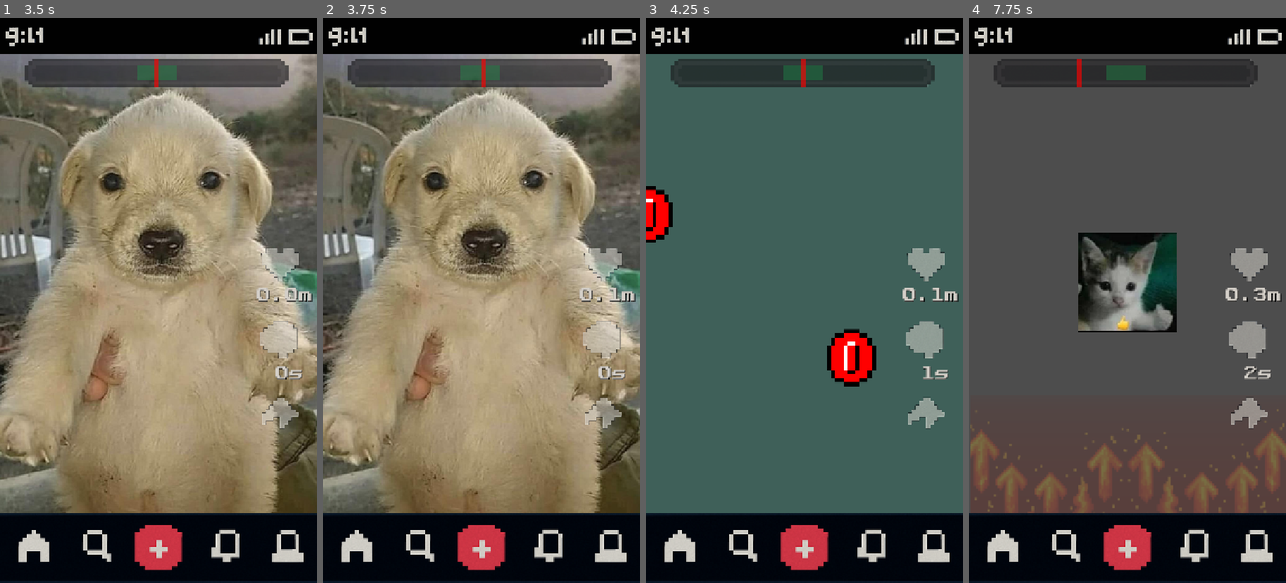
Above: before the commit, frames 1-4 (left to right).
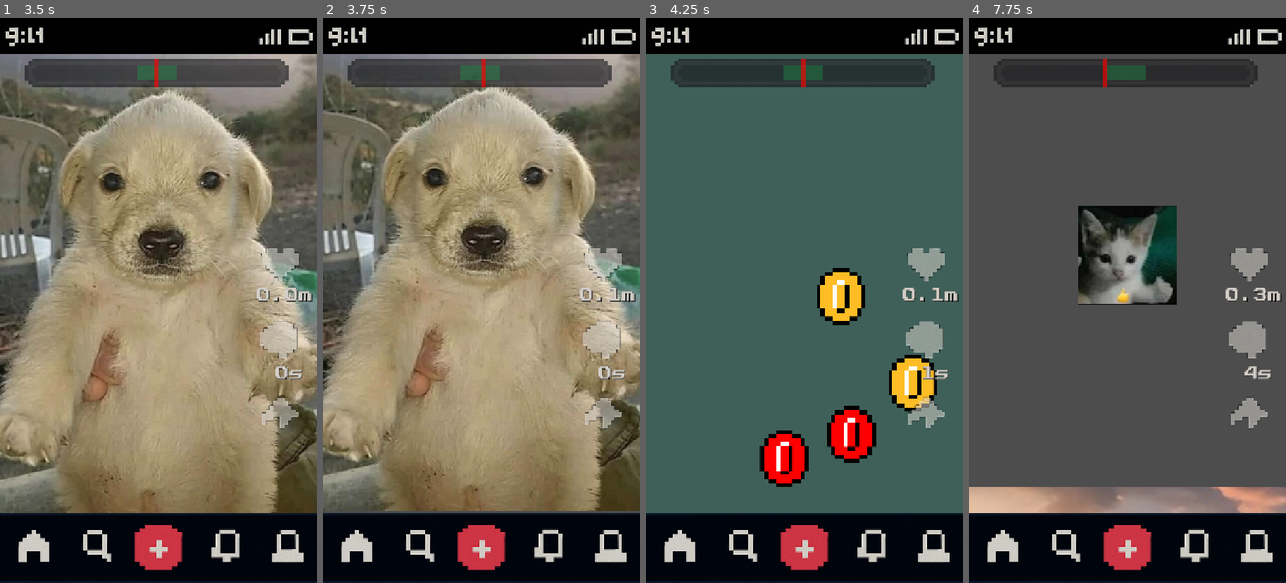
Above: after the commit, the same moments.

Repository: dddaavo/ipv-final-boss-the-scrolling-dead
Game: Godot game, scene res://src/main.tscn
Two runs of this game, one before a commit and one after it. Both use one fixed random seed, a clock stepped at 60 frames per second and the inputs below.
Inputs (mouse positions are in pixels of both pictures, inside the frame that each line leads up to):
- Up to frame 1 (3.5 s): click "Iniciar juego!" at 0.5 s; tap Enter at 1.25, 2.75 s; move the mouse to (228, 272) at 1.27 s; click (228, 272) at 1.42 s; tap Space at 2 s; drag from (95, 328) to (142, 413) at 2.02 s; move the mouse to (190, 176) at 2.77 s; click (190, 176) at 2.92 s
- Up to frame 2 (3.75 s): tap Space at 3.5 s; drag from (465, 413) to (386, 215) at 3.52 s
- Up to frame 3 (4.25 s): no input
- Up to frame 4 (7.75 s): drag from (972, 215) to (1175, 357) at 4.27 s; drag from (1175, 357) to (1079, 159) at 5.02 s; move the mouse to (1143, 300) at 5.77 s; click (1143, 300) at 5.92 s; tap Enter at 6.5 s; drag from (1079, 159) to (1064, 328) at 6.52 s; move the mouse to (1197, 272) at 7.27 s; click (1197, 272) at 7.42 s

Frame 1 is identical in both runs. In frame 2, 8.0% of the frame differs, in the area x 0-100%, y 6-88%; in frame 3, 7.0%; in frame 4, 13%, in the area x 0-100%, y 7-88%.

Commit message:
Cambio de incentivo de Scrolling >>> replico 'peek scroll' de Instagram con dopamina baja + timer cada 3 segundos parametrizable

Diff:
--- a/the-scrolling-dead/src/core/screens_slider.gd
+++ b/the-scrolling-dead/src/core/screens_slider.gd
@@ -2,6 +2,7 @@
 
 signal scrolled
 signal first_scroll  # Nueva señal para el primer scroll
+var scrolling := false
 signal reset_requested  # Nueva señal para resetear al segundo slide
 
 @export var animation_time: float = 0.45
@@ -43,22 +44,22 @@
 	current_index = 0
 
 func go_next() -> void:
-	if total_pages == 0:
+	if total_pages == 0 or scrolling:
 		return
-
-	# "RENDER" de siguiente página
+	scrolling = true
 	_prepare_next_page()
-
-	var start_y := pages.position.y
-	var end_y := start_y - size.y
+	await get_tree().process_frame
 
 	var tween := create_tween()
-	tween.tween_property(pages, "position:y", end_y, animation_time) \
+	tween.tween_property(pages, "position:y", pages.position.y - size.y, animation_time) \
 		.set_ease(Tween.EASE_IN_OUT) \
 		.set_trans(Tween.TRANS_CUBIC)
+	tween.finished.connect(func():
+		scrolling = false
+		_on_scroll_finished()
+	)
+	emit_signal("scrolled")
 
-	tween.finished.connect(_on_scroll_finished)
-	emit_signal("scrolled")
 
 func _prepare_next_page() -> void:
 	var last_child := pages.get_child(pages.get_child_count() - 1)
@@ -67,8 +68,6 @@
 
 	next_page.position.y = last_child.position.y + size.y
 	_refresh_page(next_page)
-
-	await get_tree().process_frame
 
 
 func _on_scroll_finished() -> void:
@@ -110,6 +109,21 @@
 	emit_signal("reset_requested")
 
 
+func spoiler_scroll(strength: float = 0.40) -> void:
+	if scrolling:
+		return
+	scrolling = true
+
+	var offset := -size.y * strength
+	var start_y := pages.position.y
+
+	var tween := create_tween()
+	tween.set_ease(Tween.EASE_IN_OUT).set_trans(Tween.TRANS_CUBIC)
+	tween.tween_property(pages, "position:y", start_y + offset, animation_time)
+	tween.tween_property(pages, "position:y", start_y, animation_time)
+	tween.finished.connect(func(): scrolling = false)
+
+
 func _input(event: InputEvent) -> void:
 	var now = Time.get_ticks_msec() / 1000.0
 	if now - last_input_time < input_cooldown:
--- a/the-scrolling-dead/src/core/slider_main_scene.tscn
+++ b/the-scrolling-dead/src/core/slider_main_scene.tscn
@@ -6,6 +6,7 @@
 [ext_resource type="Texture2D" uid="uid://bhckldtl7e8cx" path="res://assets/screenSlider/perro.jpg" id="4_n7q6m"]
 [ext_resource type="Texture2D" uid="uid://c345tomdwtlby" path="res://assets/screenSlider/gato.jpeg" id="5_n7q6m"]
 [ext_resource type="Texture2D" uid="uid://bb4b3j3yufp1n" path="res://assets/screenSlider/tralalero.jpeg" id="6_n7q6m"]
+[ext_resource type="Script" uid="uid://cuvmc30vu32ny" path="res://src/core/spoiler_scroll_trigger.gd" id="7_7mcnc"]
 
 [node name="SliderMainScene" type="Control"]
 clip_contents = true
@@ -31,6 +32,7 @@
 size_flags_vertical = 3
 mouse_filter = 2
 script = ExtResource("2_7mcnc")
+animation_time = 0.25
 pages = NodePath("Pages")
 
 [node name="Pages" type="Control" parent="ScreensSlider"]
@@ -52,10 +54,11 @@
 expand_mode = 5
 stretch_mode = 6
 
-[node name="Minigame" parent="ScreensSlider/Pages" instance=ExtResource("3_7mcnc")]
+[node name="Minigame" parent="ScreensSlider/Pages" node_paths=PackedStringArray("pages") instance=ExtResource("3_7mcnc")]
 layout_mode = 1
 offset_right = 0.0
 offset_bottom = 0.0
+pages = NodePath("..")
 
 [node name="Page1" type="TextureRect" parent="ScreensSlider/Pages"]
 layout_mode = 0
@@ -72,3 +75,7 @@
 mouse_filter = 2
 texture = ExtResource("6_n7q6m")
 stretch_mode = 6
+
+[node name="SpoilerScrollTrigger" type="Node" parent="ScreensSlider" node_paths=PackedStringArray("slider")]
+script = ExtResource("7_7mcnc")
+slider = NodePath("..")
--- /dev/null
+++ b/the-scrolling-dead/src/core/spoiler_scroll_trigger.gd
@@ -0,0 +1,55 @@
+extends Node
+
+## Este nodo observa los valores de DopamineManager y dispara
+## "spoiler scrolls" cuando el jugador entra o permanece demasiado tiempo
+## en el rango de sobreestimulación.
+
+@export var slider: Control
+
+# Intervalo entre repeticiones del spoiler scroll (en segundos)
+@export var repeat_interval := 3.0
+
+var low_dopamine := false
+# Timer interno para repetir el spoiler scroll
+@onready var repeat_spoiler_scroll_timer := Timer.new()
+
+func _ready() -> void:
+	# Conectar señales del DopamineManager
+	DopamineManager.value_changed.connect(_on_dopamine_changed)
+	DopamineManager.game_over.connect(_on_game_over)
+
+	add_child(repeat_spoiler_scroll_timer)
+	repeat_spoiler_scroll_timer.wait_time = repeat_interval
+	repeat_spoiler_scroll_timer.one_shot = true
+	repeat_spoiler_scroll_timer.timeout.connect(_on_repeat_timer_timeout)
+
+func _on_dopamine_changed() -> void:
+	_check_spoiler_trigger()
+
+func _on_game_over() -> void:
+	low_dopamine = false
+	repeat_spoiler_scroll_timer.stop()
+
+func _check_spoiler_trigger() -> void:
+	var current = DopamineManager.get_current()
+	var target = DopamineManager.get_target()
+	var maximum = DopamineManager.get_maxim()
+
+	if current < 0:
+		if current >= -target or current <= -maximum:
+			low_dopamine = false
+			repeat_spoiler_scroll_timer.stop()
+		else:
+			if not low_dopamine:
+				_trigger_spoiler_scroll()
+				low_dopamine = true
+				repeat_spoiler_scroll_timer.start()
+
+func _trigger_spoiler_scroll() -> void:
+	if slider:
+		slider.spoiler_scroll()
+
+func _on_repeat_timer_timeout() -> void:
+	if low_dopamine:
+		_trigger_spoiler_scroll()
+		repeat_spoiler_scroll_timer.start()
--- a/the-scrolling-dead/src/game.tscn
+++ b/the-scrolling-dead/src/game.tscn
@@ -1,11 +1,10 @@
-[gd_scene load_steps=12 format=3 uid="uid://b6gxm6trluke2"]
+[gd_scene load_steps=11 format=3 uid="uid://b6gxm6trluke2"]
 
 [ext_resource type="Script" uid="uid://d2rybidtkblv0" path="res://src/game.gd" id="1_eewff"]
 [ext_resource type="PackedScene" uid="uid://ms3yff61u7l6" path="res://src/core/TestButtons.tscn" id="2_3cfgd"]
 [ext_resource type="PackedScene" uid="uid://6f3bau0egof" path="res://src/core/ScoreManager.tscn" id="2_fyndt"]
 [ext_resource type="PackedScene" uid="uid://dpa5cbcsj0mtt" path="res://src/ui/DopamineBar.tscn" id="3_5q4o7"]
 [ext_resource type="PackedScene" uid="uid://bbiq42pbxdkyx" path="res://src/core/slider_main_scene.tscn" id="4_3cfgd"]
-[ext_resource type="PackedScene" uid="uid://dgrwmhcn1kvrt" path="res://src/ui/SlideWarning.tscn" id="6_kmhfv"]
 [ext_resource type="PackedScene" uid="uid://dctldbokblq55" path="res://src/ui/ScoreScreen.tscn" id="7_score"]
 [ext_resource type="Texture2D" uid="uid://crosegadfidlf" path="res://assets/Footer.png" id="8_5mrjc"]
 [ext_resource type="Texture2D" uid="uid://pkiw6cs8v6ts" path="res://assets/Share.png" id="9_kf8lf"]
@@ -50,8 +49,6 @@
 offset_bottom = -155.0
 grow_vertical = 0
 
-[node name="SlideWarning" parent="." instance=ExtResource("6_kmhfv")]
-
 [node name="ScoreScreen" parent="." instance=ExtResource("7_score")]
 visible = false
 z_index = 100
--- a/the-scrolling-dead/src/minigames/coinstap/minigame.gd
+++ b/the-scrolling-dead/src/minigames/coinstap/minigame.gd
@@ -2,11 +2,12 @@
 
 @export var coin_scene: PackedScene
 @onready var spawn_timer: Timer = Timer.new()
+@export var pages: Control
 
 func _ready() -> void:
 	randomize()
 
-	build_timer(spawn_timer, 0.75)
+	build_timer(spawn_timer, 0.5)
 	add_child(spawn_timer)
 	spawn_timer.timeout.connect(_spawn_coin)
 
@@ -23,7 +24,7 @@
 
 		var viewport_size = get_parent().size
 		var random_x = randf_range(0, viewport_size.x)
-		var random_y = randf_range(0, viewport_size.y / 5) # TODO: Workaround NRO DE PÁGINAS 5
+		var random_y = randf_range(0, viewport_size.y / pages.get_child_count())
 		coin.position = Vector2(random_x, random_y)
 
 		var disappear_timer = Timer.new()
--- a/the-scrolling-dead/src/ui/SlideWarning.gd
+++ /dev/null
@@ -1,78 +0,0 @@
-extends Node
-
-@onready var sprite_neg = $SpriteNegativo
-@onready var sprite_pos = $SpritePositivo
-
-func _ready():
-	# Conectar a las señales del DopamineManager
-	DopamineManager.value_changed.connect(_on_dopamine_value_changed)
-	DopamineManager.game_over.connect(_on_game_over)
-
-	# Actualizar transparencia inicial
-	_update_transparency()
-
-func _on_dopamine_value_changed():
-	_update_transparency()
-
-func _on_game_over():
-	# En game over, solo mostramos el warning correspondiente
-	var current = DopamineManager.get_current()
-	if current < 0:
-		_set_alpha_neg(1.0)
-		_set_alpha_pos(0.0)
-	else:
-		_set_alpha_neg(0.0)
-		_set_alpha_pos(1.0)
-
-func _update_transparency():
-	var current = DopamineManager.get_current()
-	var target = DopamineManager.get_target()
-	var maximum = DopamineManager.get_maxim()
-
-	var alpha = 0.0
-
-	if current < 0:
-		# Valores negativos: activar SpriteNegativo
-		_set_alpha_pos(0.0)  # Ocultar el positivo
-
-		if current >= -target:
-			# Valores negativos pero dentro del target: completamente transparente
-			alpha = 0.0
-		elif current <= -maximum:
-			# En el máximo negativo (game over): completamente opaco
-			alpha = 1.0
-		else:
-			# Fuera del target negativo pero antes del máximo: interpolación
-			var distance_from_target = abs(current) - target
-			var distance_range = maximum - target
-			alpha = distance_from_target / distance_range
-			alpha = clamp(alpha, 0.0, 1.0)
-
-		_set_alpha_neg(alpha)
-
-	else:
-		# Valores positivos o cero: activar SpritePositivo
-		_set_alpha_neg(0.0)  # Ocultar el negativo
-
-		if current <= target:
-			# Dentro del target: completamente transparente
-			alpha = 0.0
-		elif current >= maximum:
-			# En el máximo positivo (game over): completamente opaco
-			alpha = 1.0
-		else:
-			# Fuera del target positivo pero antes del máximo: interpolación
-			var distance_from_target = current - target
-			var distance_range = maximum - target
-			alpha = distance_from_target / distance_range
-			alpha = clamp(alpha, 0.0, 1.0)
-
-		_set_alpha_pos(alpha)
-
-func _set_alpha_neg(alpha: float):
-	if sprite_neg:
-		sprite_neg.modulate.a = alpha
-
-func _set_alpha_pos(alpha: float):
-	if sprite_pos:
-		sprite_pos.modulate.a = alpha
--- a/the-scrolling-dead/src/ui/SlideWarning.tscn
+++ /dev/null
@@ -1,24 +0,0 @@
-[gd_scene load_steps=4 format=3 uid="uid://dgrwmhcn1kvrt"]
-
-[ext_resource type="Script" uid="uid://rbm1glf5yfpe" path="res://src/ui/SlideWarning.gd" id="1_xcdck"]
-[ext_resource type="Texture2D" uid="uid://josycvrkwijm" path="res://assets/flechasf2.png" id="2_d8ts3"]
-[ext_resource type="Texture2D" uid="uid://ds6osfoa43y6q" path="res://assets/flechash2.png" id="3_qv4bc"]
-
-[node name="SlideWarning" type="Node"]
-script = ExtResource("1_xcdck")
-
-[node name="SpriteNegativo" type="Sprite2D" parent="."]
-top_level = true
-position = Vector2(2, 854)
-scale = Vector2(1.1631663, 1.1869565)
-texture = ExtResource("2_d8ts3")
-centered = false
-metadata/_edit_group_ = true
-
-[node name="SpritePositivo" type="Sprite2D" parent="."]
-top_level = true
-position = Vector2(2, 854)
-scale = Vector2(1.1631663, 1.2043478)
-texture = ExtResource("3_qv4bc")
-centered = false
-metadata/_edit_group_ = true
Binary file removed: the-scrolling-dead/assets/flechasf.png
Not shown, removed: the-scrolling-dead/assets/flechasf.png.import
Binary file removed: the-scrolling-dead/assets/flechasf2.png
Not shown, removed: the-scrolling-dead/assets/flechasf2.png.import
Binary file removed: the-scrolling-dead/assets/flechash.png
Not shown, removed: the-scrolling-dead/assets/flechash.png.import
Binary file removed: the-scrolling-dead/assets/flechash2.png
Not shown, removed: the-scrolling-dead/assets/flechash2.png.import
Not shown: 1 places in the-scrolling-dead/src/core/slider_main_scene.tscn that only renumber resources
Not shown, added: the-scrolling-dead/src/core/spoiler_scroll_trigger.gd.uid
Not shown, removed: the-scrolling-dead/src/ui/SlideWarning.gd.uid
